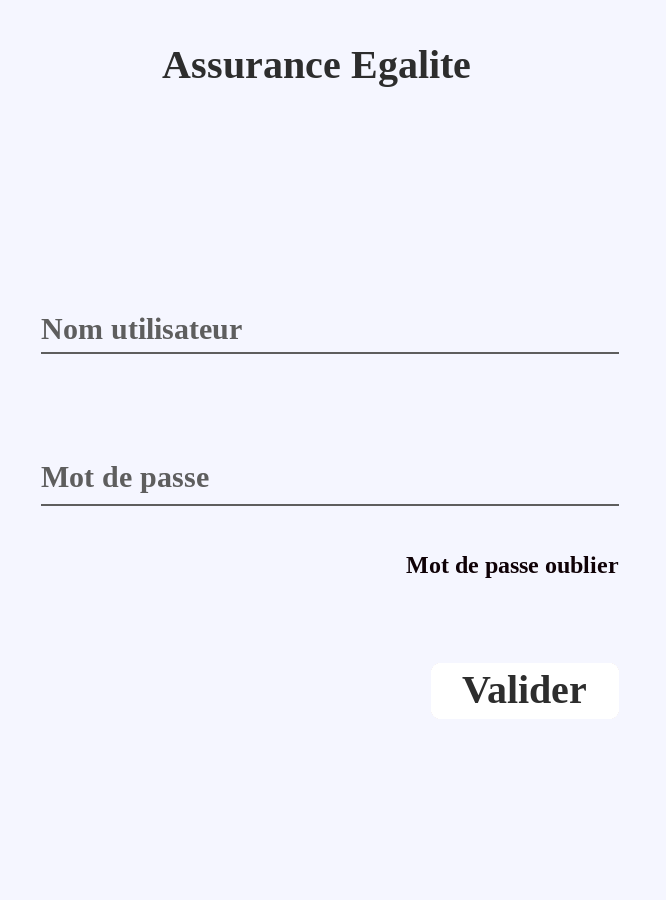
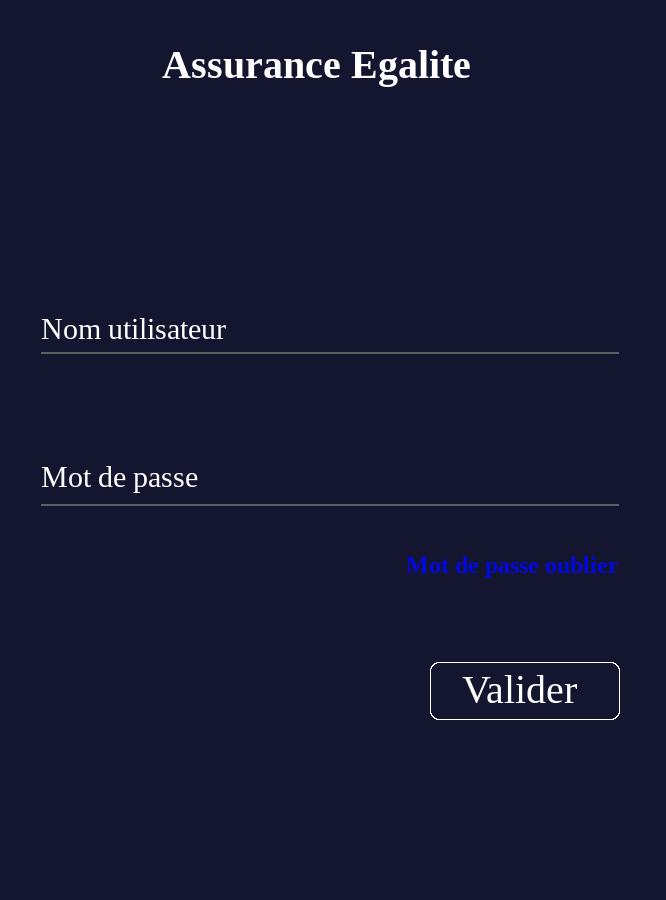
Comparing the layer stacks of the two 666x900 images. Changes:
painted on "Mot de passe" over [left=41, top=466, right=209, bottom=493]
painted on "Nom utilisateur" over [left=41, top=317, right=242, bottom=339]
painted on "Valider" over [left=462, top=675, right=586, bottom=703]
added layer "Copie de validation" above "validation" over [left=431, top=663, right=619, bottom=719]
painted on "validation" over [left=430, top=662, right=620, bottom=720]
painted on "Mot de passe oublier" over [left=406, top=556, right=619, bottom=578]
painted on "Assurance Egalite" over [left=162, top=50, right=470, bottom=87]
painted on "cote_fonction" over [left=0, top=0, right=666, bottom=900]
